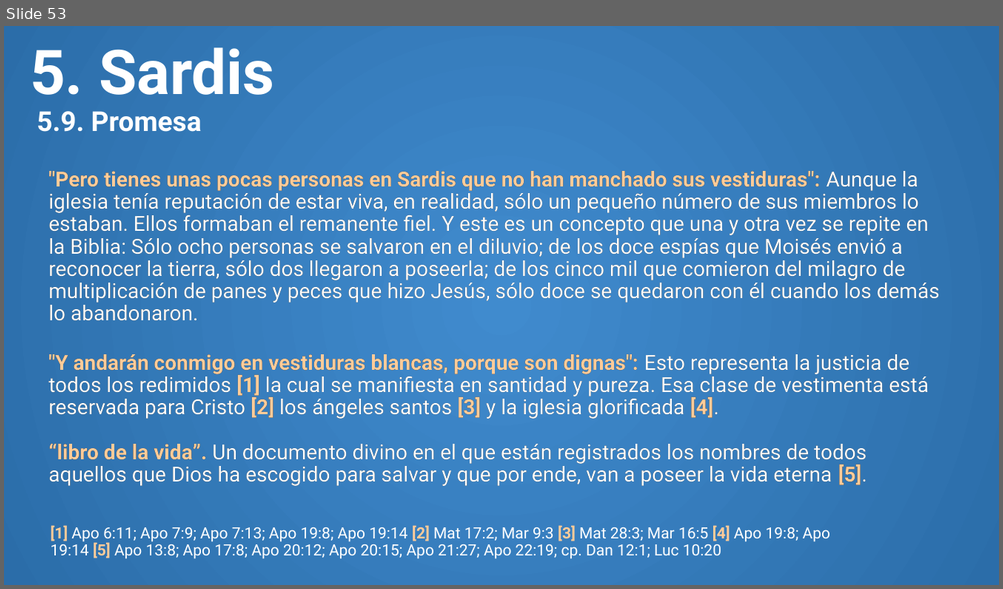
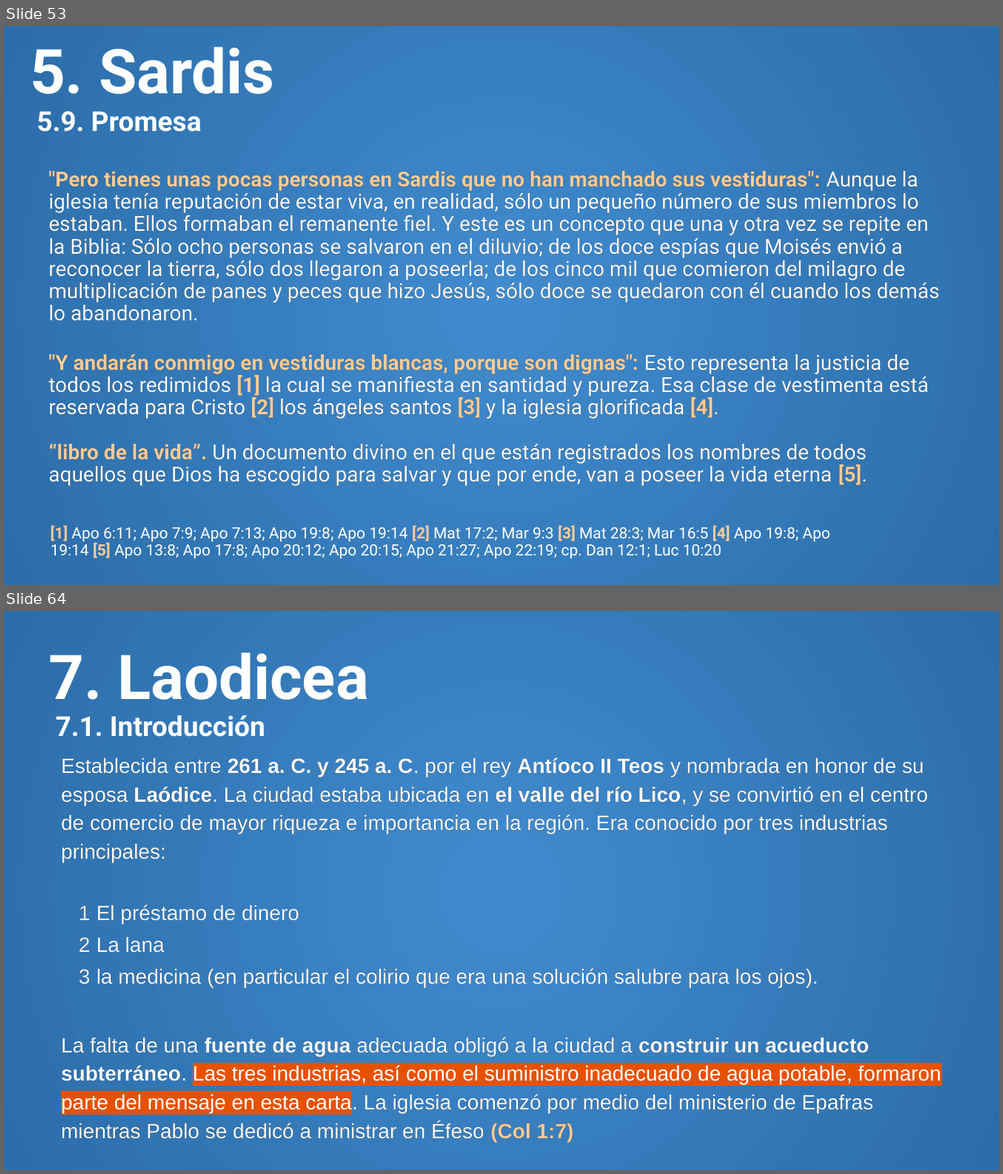
Before and after one commit to CreyTuning/documents, a slide deck: slideshow/Apocalipsis/3. Capitulo 2-3.pptm. Shown one above the other, each under a label of ours: slide 53 before the commit, slides 53 and 64 after it; the slides between them are not shown. The pictures are 1003x589 and 1003x1174 pixels, drawn with LibreOffice and Linux fonts; fonts in the diff are those of the drawing. Boxes give left, top, right and bottom in pixels: in the first picture for what was removed or moved away, otherwise in the second. Text is boxed around its words. In the diff, an @@ line names an element or a change of style, - is before the commit and + after.

Commit message:
laodicea y filadelfia

```diff
--- a/slideshow/Apocalipsis/3. Capitulo 2-3.pptm
+++ b/slideshow/Apocalipsis/3. Capitulo 2-3.pptm
@@ slide 64 added at [4,611,999,1170], background gradient #408BCE to #2B6DA9 @@
@@ title added at [48,652,369,737], 26.5 pt, text #FFFFFF, bold @@
+7. Laodicea
+7.1. Introducción
@@ text added at [61,758,941,1142], 20 pt, text #FFFFFF @@
+Establecida entre 261 a. C. y 245 a. C. por el rey Antíoco II Teos y nombrada en honor de su esposa Laódice. La ciudad estaba ubicada en el valle del río Lico, y se convirtió en el centro de comercio de mayor riqueza e importancia en la región. Era conocido por tres industrias principales:
+  1 El préstamo de dinero
+  2 La lana
+  3 la medicina (en particular el colirio que era una solución salubre para los ojos).
+La falta de una fuente de agua adecuada obligó a la ciudad a construir un acueducto subterráneo. Las tres industrias, así como el suministro inadecuado de agua potable, formaron parte del mensaje en esta carta. La iglesia comenzó por medio del ministerio de Epafras mientras Pablo se dedicó a ministrar en Éfeso (Col 1:7)
```
Also in this commit, not shown: 18 other slides added, 1 other file.
